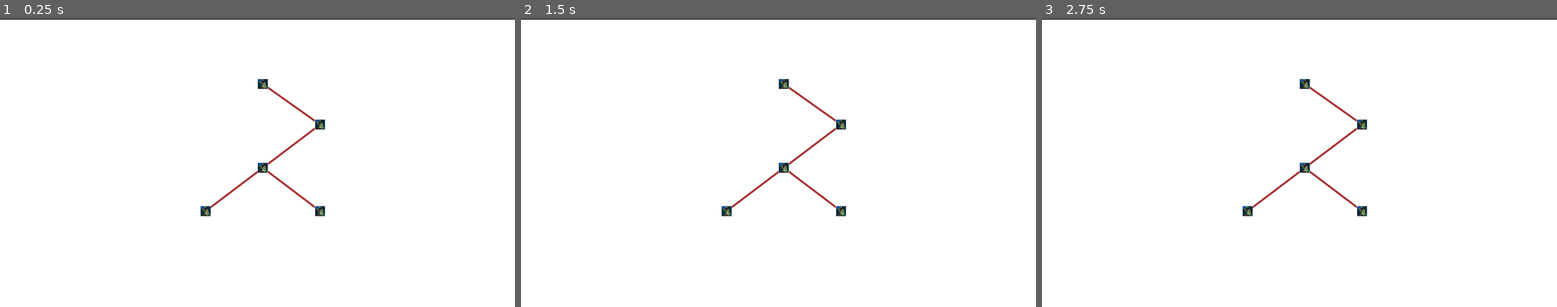
Above: before the commit, frames 1-3 (left to right).
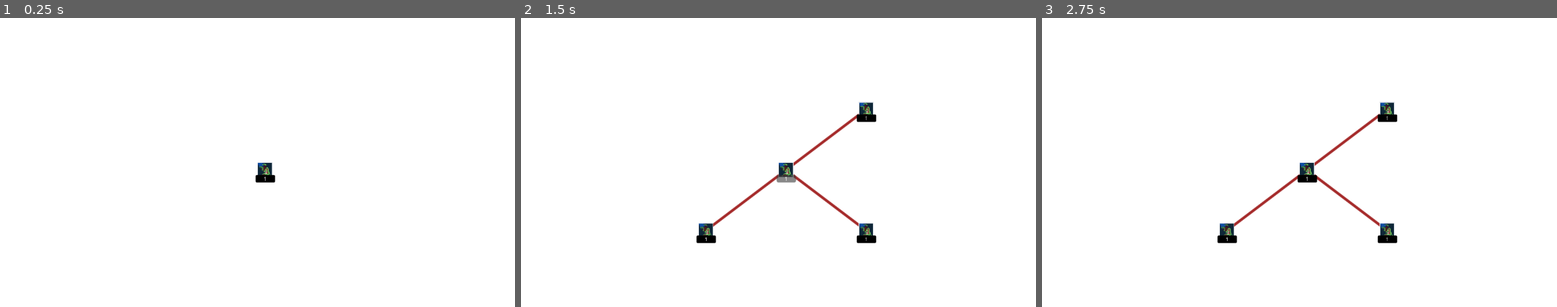
Above: after the commit, the same moments.

Repository: azizul987/Sawit-io
Game: Godot game, scene res://Ui/skill_tree.tscn
Same seed, same stepped clock (60 frames per second), same inputs: the game is played once before the commit and once after it. This scene is started directly instead of the project's main scene.
Inputs (mouse positions are in pixels of both pictures, inside the frame that each line leads up to):
- Up to frame 1 (0.25 s): no input
- Up to frame 2 (1.5 s): click (783, 168) at 0.52 s; click (788, 179) at 1.25 s, where only the run after the commit has a clickable "1"
- Up to frame 3 (2.75 s): click (1304, 168) at 2.02 s

The runs differ from the first frame. In frame 1, 1.5% of the frame differs, in the area x 0-100%, y 0-69%; in frame 2, 2.5%; in frame 3, 2.5%, in the area x 0-100%, y 0-78%.

Commit message:
add condition for skill tree

Diff:
--- a/Logic/Data Templete/Data/Source/Skill.gd
+++ b/Logic/Data Templete/Data/Source/Skill.gd
@@ -6,3 +6,6 @@
 @export var max_level:int
 @export var  tree_position:Vector2
 @export var required_skill_ids: Array[String] = []
+@export var  is_open:bool
+@export var cost:Array[int]
+@export var level:int
--- a/Logic/Data Templete/Data/ress/Skill_Database.tres
+++ b/Logic/Data Templete/Data/ress/Skill_Database.tres
@@ -5,33 +5,35 @@
 
 [sub_resource type="Resource" id="Resource_ib4hv"]
 script = ExtResource("2_ambdn")
-id = "Tingkatkan_Harga"
-required_skill_ids = Array[String](["2", "3", "4"])
+id = "HargaSawit"
 metadata/_custom_type_script = "uid://dmslmeqer2n8d"
 
 [sub_resource type="Resource" id="Resource_ambdn"]
 script = ExtResource("2_ambdn")
 id = "2"
 tree_position = Vector2(128, 97)
+required_skill_ids = Array[String](["HargaSawit"])
 metadata/_custom_type_script = "uid://dmslmeqer2n8d"
 
 [sub_resource type="Resource" id="Resource_ii4o7"]
 script = ExtResource("2_ambdn")
 id = "3"
 tree_position = Vector2(-128, 97)
+required_skill_ids = Array[String](["HargaSawit"])
 metadata/_custom_type_script = "uid://dmslmeqer2n8d"
 
 [sub_resource type="Resource" id="Resource_7dbd2"]
 script = ExtResource("2_ambdn")
 id = "4"
 tree_position = Vector2(128, -97)
-required_skill_ids = Array[String](["7"])
+required_skill_ids = Array[String](["HargaSawit"])
 metadata/_custom_type_script = "uid://dmslmeqer2n8d"
 
 [sub_resource type="Resource" id="Resource_swuii"]
 script = ExtResource("2_ambdn")
 id = "7"
 tree_position = Vector2(0, -188)
+required_skill_ids = Array[String](["4"])
 metadata/_custom_type_script = "uid://dmslmeqer2n8d"
 
 [resource]
--- a/Logic/object_For_skrip/tempelete_button.tscn
+++ b/Logic/object_For_skrip/tempelete_button.tscn
@@ -1,12 +1,34 @@
 [gd_scene format=3 uid="uid://bevyfhtavokcv"]
 
 [ext_resource type="Texture2D" uid="uid://djoaahgypiibf" path="res://temp tekture/skill_icons_by_quintino_pixels/24x24/skill_icons7.png" id="1_2fr6c"]
+
+[sub_resource type="StyleBoxFlat" id="StyleBoxFlat_2fr6c"]
+bg_color = Color(0, 0, 0, 1)
+corner_radius_top_left = 2
+corner_radius_top_right = 2
+corner_radius_bottom_right = 2
+corner_radius_bottom_left = 2
+
+[sub_resource type="StyleBoxFlat" id="StyleBoxFlat_tcc8u"]
+bg_color = Color(0.15361926, 0.6581189, 3.85046e-07, 1)
 
 [sub_resource type="ShaderMaterial" id="ShaderMaterial_40n5u"]
 
 [node name="Tempelete_Button" type="Control" unique_id=523493943]
 layout_mode = 3
 anchors_preset = 0
+
+[node name="Button" type="Button" parent="." unique_id=358664584]
+z_index = 3
+layout_mode = 0
+offset_left = -3.0
+offset_top = 20.0
+offset_right = 28.0
+offset_bottom = 28.0
+theme_override_font_sizes/font_size = 8
+theme_override_styles/normal = SubResource("StyleBoxFlat_2fr6c")
+theme_override_styles/pressed = SubResource("StyleBoxFlat_tcc8u")
+text = "1"
 
 [node name="Image" type="TextureButton" parent="." unique_id=1743989087]
 material = SubResource("ShaderMaterial_40n5u")
--- a/Logic/skrip/skiil_canvas.gd
+++ b/Logic/skrip/skiil_canvas.gd
@@ -4,7 +4,7 @@
 @export var  skill_database:skill_obj
 
 var buttons_by_id: Dictionary = {}
-
+var opened_skill_ids: Array = []
 
 # Called when the node enters the scene tree for the first time.
 func _ready() -> void:
@@ -26,32 +26,47 @@
 		add_child(new_btn)
 		buttons_by_id[data.id] = new_btn
 		new_btn.global_position = data.tree_position
+
+		if data.required_skill_ids.is_empty():
+			new_btn.visible = true
+			opened_skill_ids.append(data.id)
+		else:
+			new_btn.visible = false
+
+		new_btn.get_node("Button").pressed.connect(_on_skill_button_pressedd.bind(data.id))
 		urutan += 1
 
 func _draw() -> void	:
 	if skill_database == null:
 		return
+
 	for data in skill_database.skills:
 		if data == null:
 			continue
 
-		var start_button = buttons_by_id.get(data.id) as Control
+		var end_button = buttons_by_id.get(data.id) as Control
 
-		if start_button == null:
+		if end_button == null:
 			continue
 
-		var image: Control = start_button.get_node("Image")
-		var start_position = image.get_global_rect().get_center() - global_position
+		if end_button.visible == false:
+			continue
+
+		var imageend: Control = end_button.get_node("Image")
+		var end_position = imageend.get_global_rect().get_center() - global_position
 
 		for related_id in data.required_skill_ids:
-			var end_button = buttons_by_id.get(related_id) as Control
+			var start_button = buttons_by_id.get(related_id) as Control
 
-			if end_button == null:
+			if start_button == null:
 				print("Related ID tidak ditemukan: ", related_id)
 				continue
 
-			var imageend: Control = end_button.get_node("Image")
-			var end_position = imageend.get_global_rect().get_center() - global_position
+			if start_button.visible == false:
+				continue
+
+			var image: Control = start_button.get_node("Image")
+			var start_position = image.get_global_rect().get_center() - global_position
 
 			draw_line(
 				start_position,
@@ -60,3 +75,22 @@
 				3.0,
 				true
 			)
+
+func _on_skill_button_pressedd(skil_id):
+	print(skil_id)
+	for data in skill_database.skills:
+		if data == null:
+			continue
+
+		if data.required_skill_ids.has(skil_id):
+			var new_btn = buttons_by_id.get(data.id) as Control
+
+			if new_btn == null:
+				continue
+
+			new_btn.visible = true
+
+			if not opened_skill_ids.has(data.id):
+				opened_skill_ids.append(data.id)
+
+	queue_redraw()
--- a/Ui/skill_tree.tscn
+++ b/Ui/skill_tree.tscn
@@ -31,6 +31,7 @@
 skill_database = ExtResource("2_ic3gc")
 
 [node name="Camera2D" type="Camera2D" parent="." unique_id=425701706]
+zoom = Vector2(1.4, 1.4)
 
 [node name="Helper" type="Marker2D" parent="." unique_id=1620060842]
 position = Vector2(128, 97)
